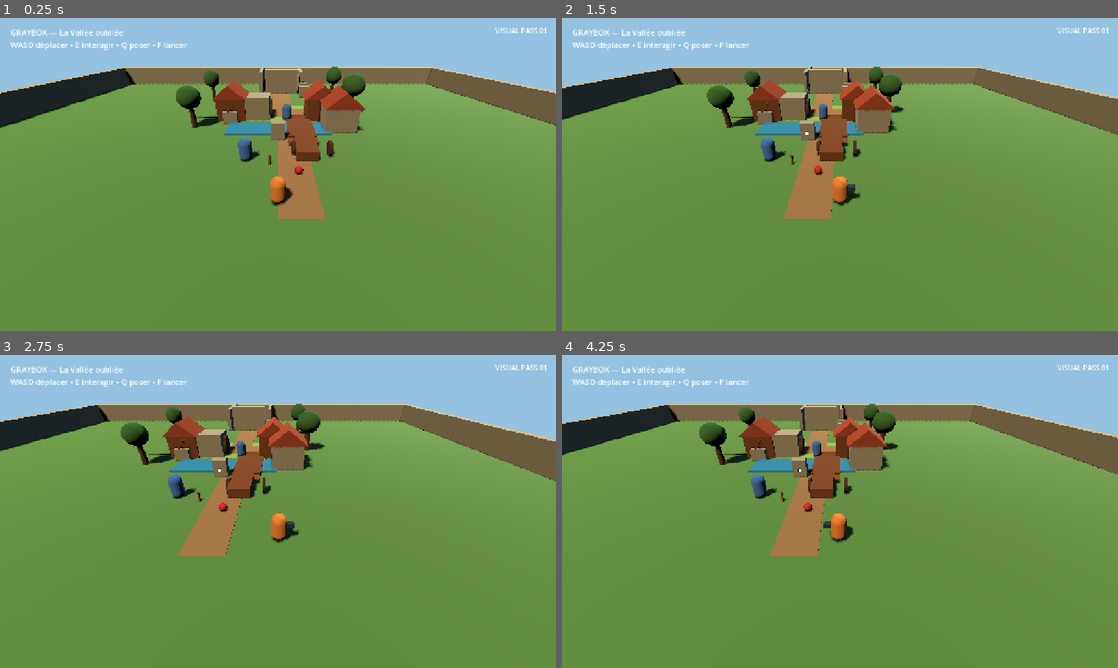
Above: before the commit, frames 1-4 (two rows, left to right).
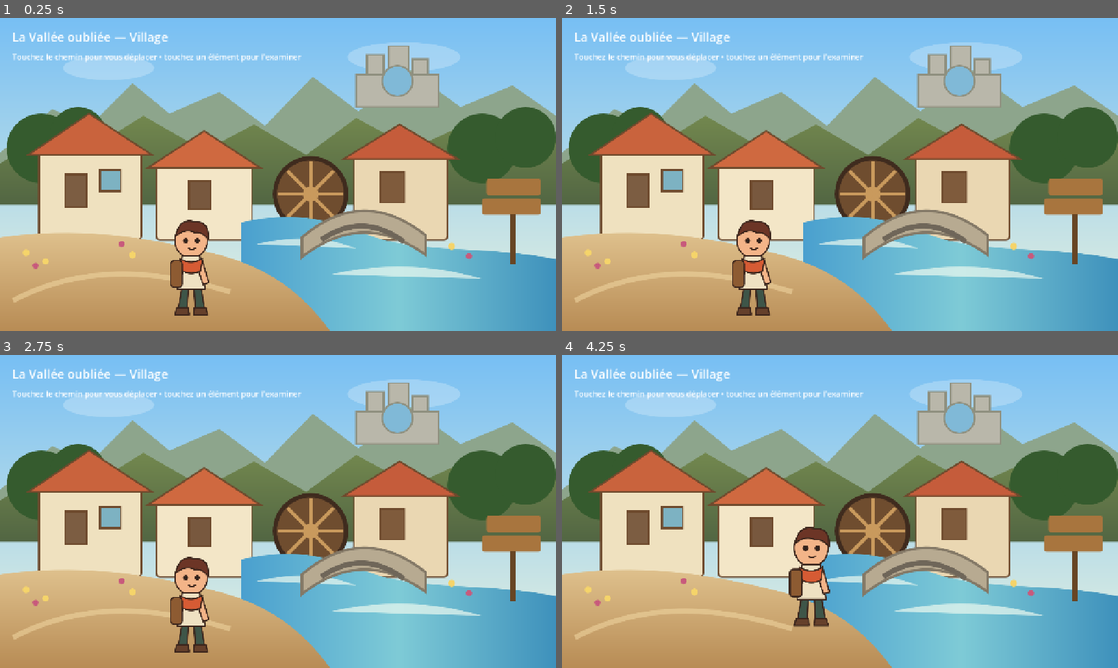
Above: after the commit, the same moments.

Repository: u2987920406-rgb/Grimoire
Game: Godot game, scene res://adventures/forgotten_valley/scenes/village_2d.tscn
Same seed, same stepped clock (60 frames per second), same inputs: the game is played once before the commit and once after it. Before the commit the project starts from res://adventures/forgotten_valley/scenes/bootstrap.tscn.
Inputs (mouse positions are in pixels of both pictures, inside the frame that each line leads up to):
- Up to frame 1 (0.25 s): no input
- Up to frame 2 (1.5 s): tap Enter at 0.5 s; move the mouse to (962, 158) at 0.52 s; hold D (move_right) 0.53-1.25 s; hold Q (drop_object) 0.53-1.25 s; click (962, 158) at 0.67 s; drag from (728, 190) to (812, 237) at 1.27 s
- Up to frame 3 (2.75 s): tap Space at 2 s; move the mouse to (333, 442) at 2.02 s; hold D (move_right) from 2.03 s (still down); hold F (throw_object) from 2.03 s (still down)
- Up to frame 4 (4.25 s): release D (move_right) at 2.75 s; release F (throw_object) at 2.75 s; drag from (812, 574) to (673, 464) at 2.77 s; move the mouse to (1006, 558) at 3.52 s; hold A (move_left) from 3.53 s (still down); hold E (interact) from 3.53 s (still down)

The runs differ from the first frame. In frame 1, 87% of the frame differs, in the area x 0-100%, y 0-100%; in frame 2, 87%; in frame 3, 87%; in frame 4, 87%.

Commit message:
feat(2d): switch Forgotten Valley main scene to dynamic 2D prototype

Diff:
--- a/project.godot
+++ b/project.godot
@@ -6,7 +6,7 @@
 [application]
 
 config/name="Grimoire"
-run/main_scene="res://adventures/forgotten_valley/scenes/bootstrap.tscn"
+run/main_scene="res://adventures/forgotten_valley/scenes/village_2d.tscn"
 config/features=PackedStringArray("4.7", "GL Compatibility")
 
 [display]
